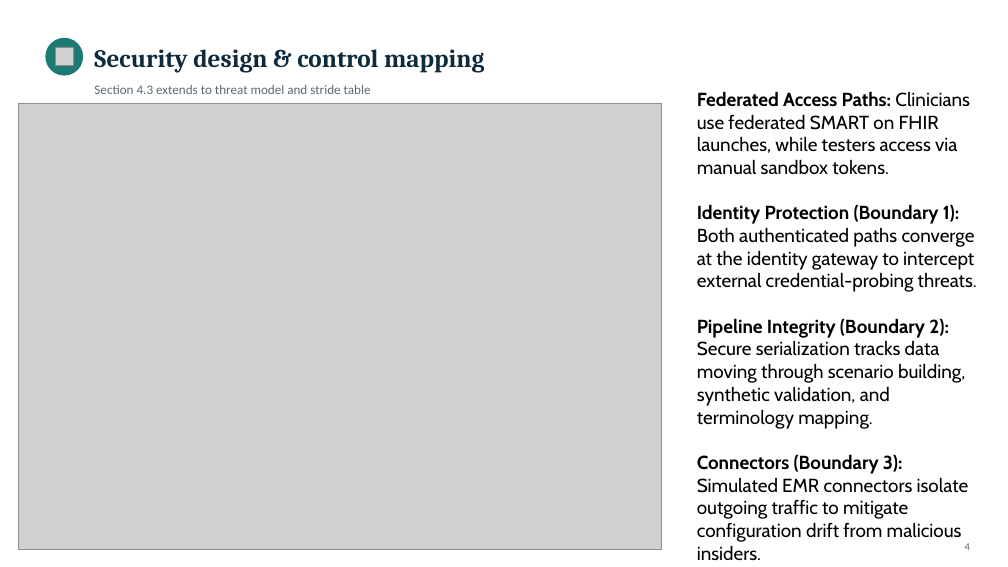
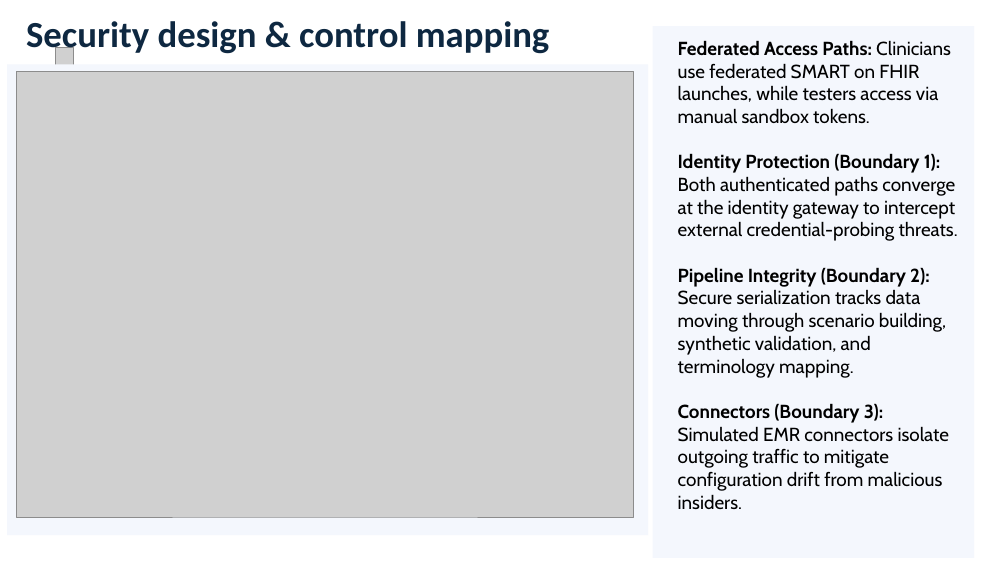
Before and after one commit to SkinnySeal17/HEAALTHCARE_SYSTEM, a slide deck: slide 16 of DOCUMENTS/Presentation_Assignment2.pptx (slide 18 before the commit). Drawn at 1008x567 pixels with LibreOffice and Linux fonts; fonts in the diff are those of the drawing; grey boxes stand for pictures. Boxes give left, top, right and bottom in pixels: in the first picture for what was removed or moved away, otherwise in the second. Text is boxed around its words. In the diff, an @@ line names an element or a change of style, - is before the commit and + after.

```diff
--- a/DOCUMENTS/Presentation_Assignment2.pptx
+++ b/DOCUMENTS/Presentation_Assignment2.pptx
@@ text "Security design & control mapping": place and size @@
-text "Security design & control mapping" at bbox=[94, 49, 484, 73]
+text "Security design & control mapping" at bbox=[26, 21, 550, 57]
@@ text "Security design & control mapping" at bbox=[26, 21, 550, 57]: size 24 to 35 pt, font Cambria to Calibri, text colour #0F2A3D to #0E2841 @@
@@ rectangle added at bbox=[653, 26, 975, 558], fill #F4F7FD @@
@@ ellipse removed at bbox=[45, 38, 83, 76] @@
@@ text "Federated Access Paths: Clinicians use ...": place and size @@
-text "Federated Access Paths: Clinicians use ..." at bbox=[697, 91, 977, 560]
+text "Federated Access Paths: Clinicians use ..." at bbox=[678, 40, 958, 509]
@@ rectangle added at bbox=[8, 64, 649, 535], fill #F4F7FD @@
@@ picture: place and size @@
-picture at bbox=[19, 104, 662, 550]
+picture at bbox=[17, 71, 634, 517]
@@ text removed at bbox=[94, 85, 371, 94] @@
-Section 4.3 extends to threat model and stride table
@@ text removed at bbox=[965, 543, 970, 550] @@
-4
```
Also in this commit, not shown: 9 other slides changed, 4 slides added, 3 slides removed.
